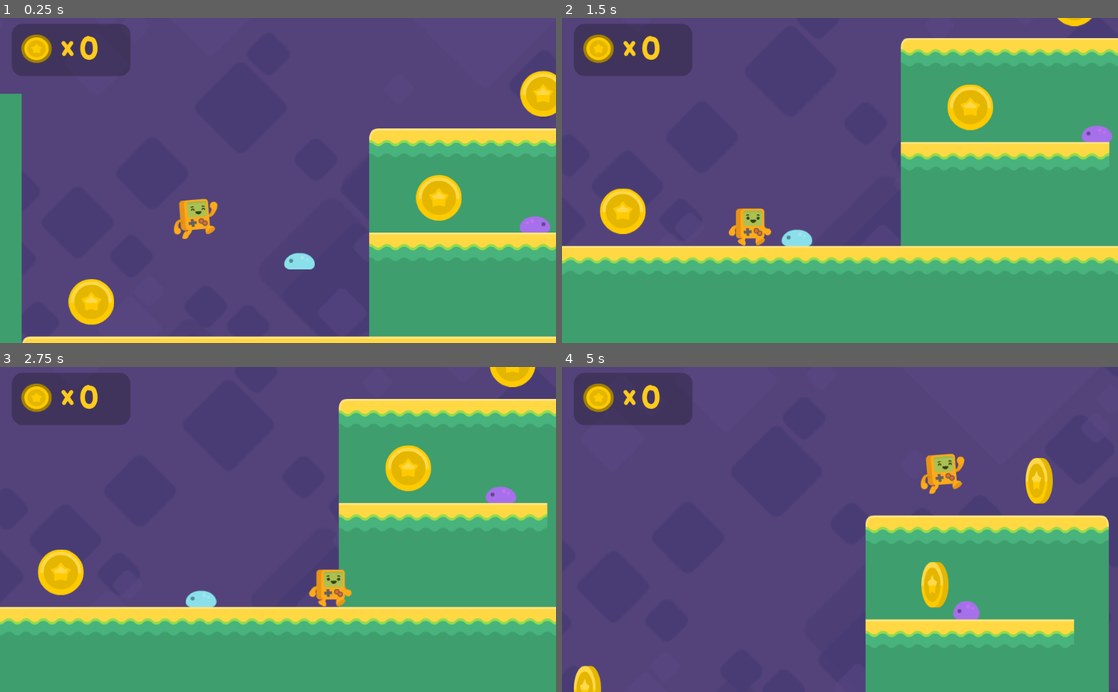
Above: before the commit, frames 1-4 (two rows, left to right).
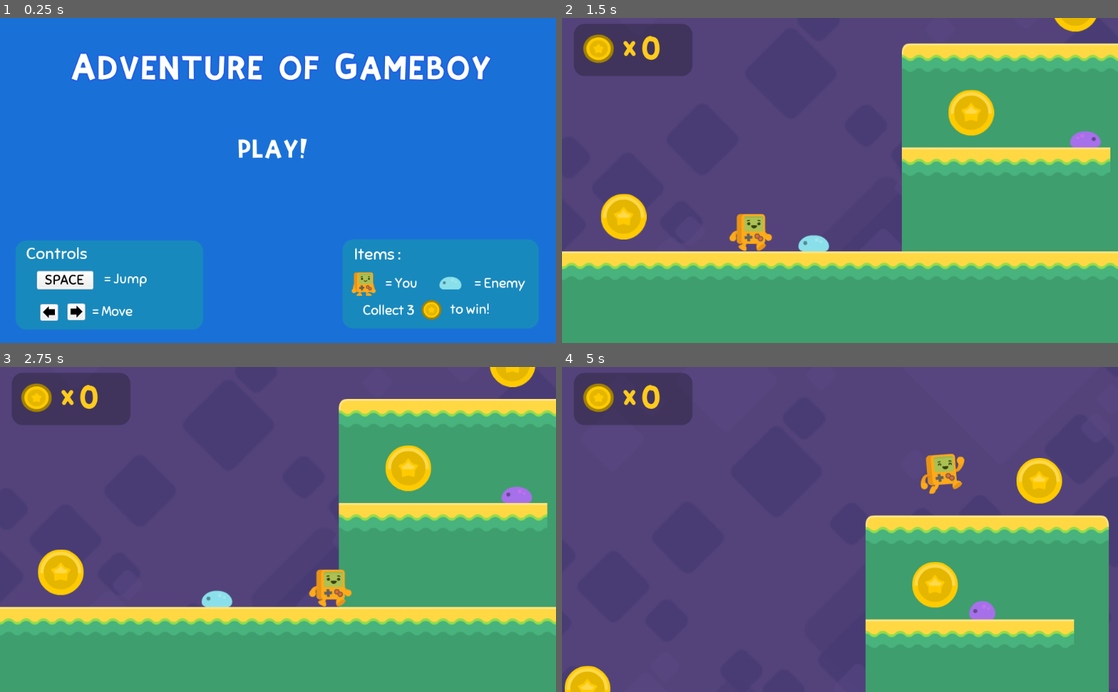
Above: after the commit, the same moments.

Repository: Manik5/2D-Platform
Game: Godot game, scene res://TitleMenu.tscn
Two runs of this game, one before a commit and one after it. Both use one fixed random seed, a clock stepped at 60 frames per second and the inputs below. Before the commit the project starts from res://Level1.tscn.
Inputs (mouse positions are in pixels of both pictures, inside the frame that each line leads up to):
- Up to frame 1 (0.25 s): no input
- Up to frame 2 (1.5 s): click (834, 151) at 0.5 s, where only the run after the commit has a clickable "PLAY!"; hold Right (right) from 1.28 s (still down)
- Up to frame 3 (2.75 s): keep holding Right (right); tap Space (jump) at 1.52, 2.27 s
- Up to frame 4 (5 s): release Right (right) at 2.78 s; hold Left (left) 2.78-3.53 s; hold Right (right) from 3.53 s (still down); tap Space (jump) at 3.77, 4.52 s

The runs differ from the first frame. In frame 1, 100% of the frame differs, in the area x 0-100%, y 0-100%; in frame 2, 12%; in frame 3, 0.6%; in frame 4, 1.8%.

Commit message:
menu

Diff:
--- /dev/null
+++ b/PlayButton.gd
@@ -0,0 +1,9 @@
+extends Button
+
+
+func _ready():
+	pass
+
+
+func _on_PlayButton_pressed():
+	get_tree().change_scene("res://Level1.tscn")
--- a/TitleMenu.tscn
+++ b/TitleMenu.tscn
@@ -8,6 +8,7 @@
 [ext_resource path="res://assets/enemies/slimeBlue_blue.png" type="Texture" id=6]
 [ext_resource path="res://assets/UI/grey_button13.png" type="Texture" id=7]
 [ext_resource path="res://assets/UI/arrow-UP.png" type="Texture" id=8]
+[ext_resource path="res://PlayButton.gd" type="Script" id=9]
 
 [sub_resource type="DynamicFont" id=1]
 size = 50
@@ -54,6 +55,10 @@
 [sub_resource type="DynamicFont" id=10]
 size = 25
 font_data = ExtResource( 3 )
+
+[sub_resource type="DynamicFont" id=11]
+size = 35
+font_data = ExtResource( 1 )
 
 [node name="TitleMenu" type="Control"]
 anchor_right = 1.0
@@ -84,7 +89,7 @@
 [node name="Panel" type="Panel" parent="."]
 margin_left = 29.0
 margin_top = 411.0
-margin_right = 355.0
+margin_right = 374.0
 margin_bottom = 575.0
 custom_styles/panel = SubResource( 2 )
 __meta__ = {
@@ -99,28 +104,27 @@
 texture = ExtResource( 2 )
 expand = true
 __meta__ = {
-"_edit_group_": true,
 "_edit_use_anchors_": false,
 "_editor_description_": ""
 }
 
 [node name="space" type="Label" parent="Panel/TextureRect"]
-margin_left = 8.7307
-margin_top = -0.793701
-margin_right = 111.731
-margin_bottom = 33.2063
+margin_left = 13.7307
+margin_top = 1.2063
+margin_right = 116.731
+margin_bottom = 35.2063
 custom_fonts/font = SubResource( 3 )
 custom_colors/font_color = Color( 0, 0, 0, 1 )
-text = "Space"
+text = "SPACE"
 __meta__ = {
 "_edit_use_anchors_": false
 }
 
 [node name="jump" type="Label" parent="Panel"]
 margin_left = 162.709
-margin_top = 53.9716
+margin_top = 54.9716
 margin_right = 278.709
-margin_bottom = 101.972
+margin_bottom = 102.972
 custom_fonts/font = SubResource( 4 )
 custom_colors/font_color = Color( 1, 1, 1, 1 )
 text = "= Jump"
@@ -129,10 +133,10 @@
 }
 
 [node name="jump2" type="Label" parent="Panel"]
-margin_left = 140.088
-margin_top = 100.403
-margin_right = 256.088
-margin_bottom = 148.403
+margin_left = 141.279
+margin_top = 114.69
+margin_right = 257.279
+margin_bottom = 162.69
 custom_fonts/font = SubResource( 4 )
 custom_colors/font_color = Color( 1, 1, 1, 1 )
 text = "= Move"
@@ -153,9 +157,9 @@
 
 [node name="arrowbox1" type="TextureRect" parent="Panel"]
 margin_left = 45.0
-margin_top = 102.0
+margin_top = 116.859
 margin_right = 78.0
-margin_bottom = 133.0
+margin_bottom = 147.859
 texture = ExtResource( 7 )
 expand = true
 __meta__ = {
@@ -163,36 +167,39 @@
 }
 
 [node name="arrowbox2" type="TextureRect" parent="Panel"]
-margin_left = 93.4157
-margin_top = 101.794
-margin_right = 126.416
-margin_bottom = 132.794
+margin_left = 94.6063
+margin_top = 116.477
+margin_right = 127.606
+margin_bottom = 147.477
 texture = ExtResource( 7 )
 expand = true
 
 [node name="TextureRect2" type="TextureRect" parent="Panel"]
-margin_left = 49.6693
-margin_top = 127.896
-margin_right = 71.6693
-margin_bottom = 149.896
+margin_left = 50.2991
+margin_top = 142.755
+margin_right = 72.2991
+margin_bottom = 164.755
 rect_rotation = -90.0
 texture = ExtResource( 8 )
 expand = true
+__meta__ = {
+"_edit_use_anchors_": false
+}
 
 [node name="TextureRect3" type="TextureRect" parent="Panel"]
-margin_left = 122.293
-margin_top = 106.069
-margin_right = 144.293
-margin_bottom = 128.069
+margin_left = 123.087
+margin_top = 119.959
+margin_right = 145.087
+margin_bottom = 141.959
 rect_rotation = 90.0
 texture = ExtResource( 8 )
 expand = true
 
 [node name="Panel2" type="Panel" parent="."]
-margin_left = 665.548
-margin_top = 409.413
-margin_right = 991.548
-margin_bottom = 573.413
+margin_left = 631.0
+margin_top = 409.0
+margin_right = 992.0
+margin_bottom = 573.0
 custom_styles/panel = SubResource( 2 )
 __meta__ = {
 "_edit_use_anchors_": false
@@ -200,19 +207,22 @@
 
 [node name="items" type="Label" parent="Panel2"]
 margin_left = 20.7937
-margin_top = 13.2063
+margin_top = 8.2063
 margin_right = 147.794
-margin_bottom = 58.2063
+margin_bottom = 53.2063
 custom_fonts/font = SubResource( 6 )
-text = "Items"
+text = "Items :"
+__meta__ = {
+"_edit_use_anchors_": false
+}
 
 [node name="platformChar_idle" type="Sprite" parent="Panel2"]
-position = Vector2( 34.7949, 72.5507 )
+position = Vector2( 38.7949, 72.5507 )
 scale = Vector2( 0.669292, 0.661024 )
 texture = ExtResource( 4 )
 
 [node name="slimeBlue_blue" type="Sprite" parent="Panel2"]
-position = Vector2( 174.486, 78.5034 )
+position = Vector2( 198.486, 78.5034 )
 scale = Vector2( 0.721508, 0.766558 )
 texture = ExtResource( 6 )
 
@@ -222,9 +232,9 @@
 texture = ExtResource( 5 )
 
 [node name="you" type="Label" parent="Panel2"]
-margin_left = 73.0204
+margin_left = 79.0204
 margin_top = 65.0834
-margin_right = 132.02
+margin_right = 138.02
 margin_bottom = 97.0834
 custom_fonts/font = SubResource( 7 )
 text = "= You"
@@ -233,10 +243,10 @@
 }
 
 [node name="enemy" type="Label" parent="Panel2"]
-margin_left = 215.887
-margin_top = 65.8771
-margin_right = 308.887
-margin_bottom = 97.8771
+margin_left = 242.583
+margin_top = 64.5423
+margin_right = 335.583
+margin_bottom = 96.5423
 custom_fonts/font = SubResource( 8 )
 text = "= Enemy"
 __meta__ = {
@@ -261,3 +271,21 @@
 margin_bottom = 144.705
 custom_fonts/font = SubResource( 10 )
 text = "to win!"
+
+[node name="PlayButton" type="Button" parent="."]
+margin_left = 362.0
+margin_top = 202.0
+margin_right = 643.0
+margin_bottom = 290.0
+custom_fonts/font = SubResource( 11 )
+custom_colors/font_color_disabled = Color( 0, 0, 0, 0 )
+custom_colors/font_color = Color( 1, 1, 1, 1 )
+custom_colors/font_color_hover = Color( 0.980392, 0.905882, 0.411765, 1 )
+custom_colors/font_color_pressed = Color( 0.980392, 0.905882, 0.411765, 1 )
+text = "PLAY!"
+flat = true
+script = ExtResource( 9 )
+__meta__ = {
+"_edit_use_anchors_": false
+}
+[connection signal="pressed" from="PlayButton" to="PlayButton" method="_on_PlayButton_pressed"]
--- a/project.godot
+++ b/project.godot
@@ -16,7 +16,7 @@
 [application]
 
 config/name="2D Platformer"
-run/main_scene="res://Level1.tscn"
+run/main_scene="res://TitleMenu.tscn"
 config/icon="res://icon.png"
 
 [input]
Not shown: 1 places in TitleMenu.tscn that only renumber resources
